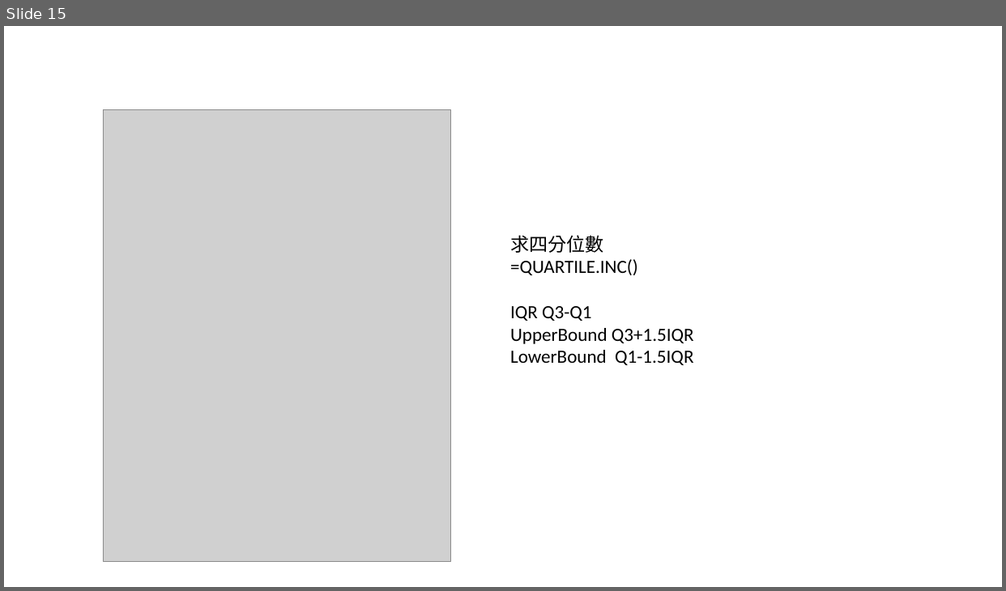
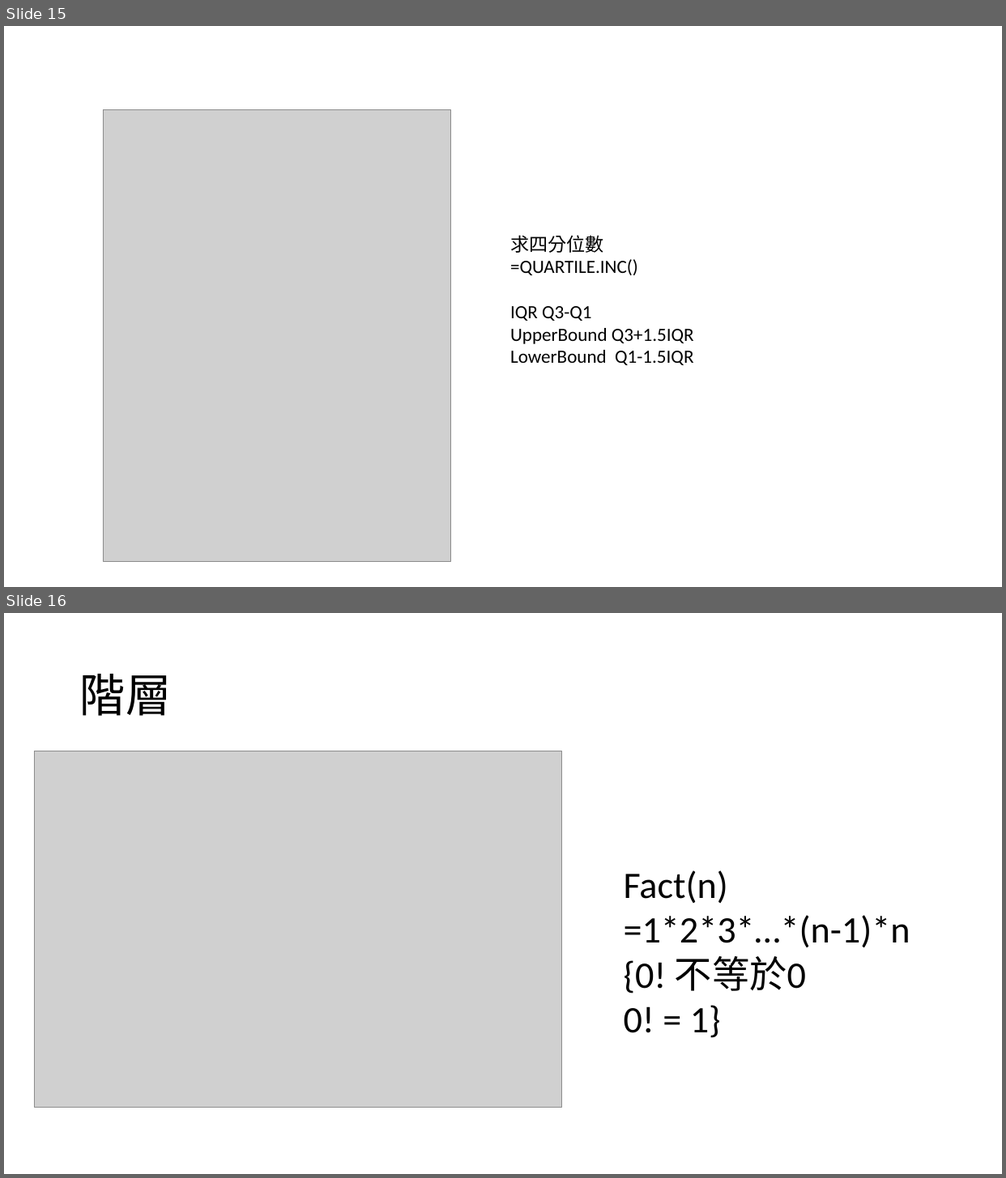
Before and after one commit to Sheng-wayne/Static-1, a slide deck: EXCEL0929.pptx. Shown one above the other, each under a label of ours: slide 15 before the commit, slides 15 and 16 after it. The pictures are 1006x591 and 1006x1178 pixels, drawn with LibreOffice and Linux fonts; fonts in the diff are those of the drawing; grey boxes stand for pictures. Boxes give left, top, right and bottom in pixels: in the first picture for what was removed or moved away, otherwise in the second. Text is boxed around its words. In the diff, an @@ line names an element or a change of style, - is before the commit and + after.

```diff
--- a/EXCEL0929.pptx
+++ b/EXCEL0929.pptx
@@ slide 16 added at [4,613,1002,1174], background #FFFFFF @@
@@ title added at [80,674,172,716], 44 pt, text #000000 @@
+階層
@@ picture added at [35,752,562,1108] @@
@@ text added at [624,871,910,1038], 36 pt, text #000000 @@
+Fact(n)
+=1*2*3*…*(n-1)*n
+{0! 不等於0
+0! = 1}
```
Also in this commit, not shown: 4 other slides added.
